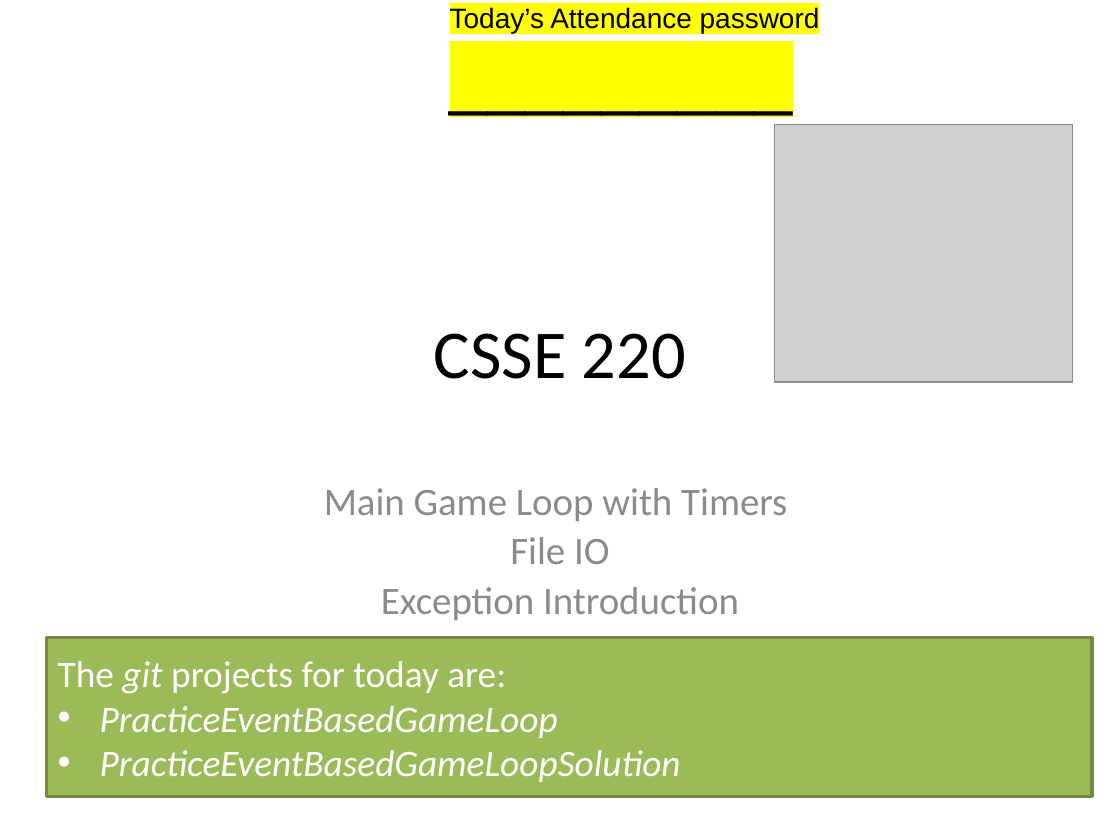
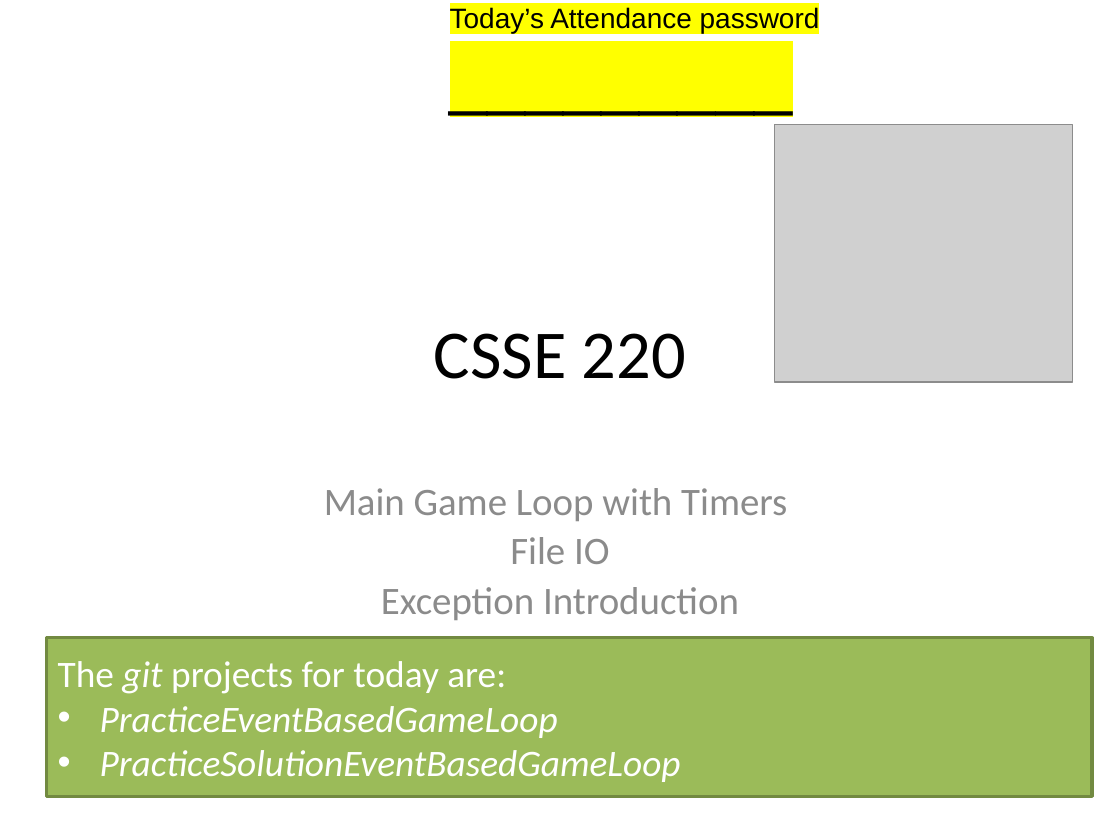
Before and after one commit to RHIT-CSSE/csse220, a slide deck: slide 1 of ClassMaterials/EventBasedGameLoop/Slides/Part1-EventBasedGameLoop.pptx. Drawn at 1120x840 pixels with LibreOffice and Linux fonts; fonts in the diff are those of the drawing; grey boxes stand for pictures. Boxes give left, top, right and bottom in pixels: in the first picture for what was removed or moved away, otherwise in the second. Text is boxed around its words. In the diff, an @@ line names an element or a change of style, - is before the commit and + after.

```diff
--- a/ClassMaterials/EventBasedGameLoop/Slides/Part1-EventBasedGameLoop.pptx
+++ b/ClassMaterials/EventBasedGameLoop/Slides/Part1-EventBasedGameLoop.pptx
@@ text in rectangle at [100,750,681,782]: text changed @@
-• PracticeEventBasedGameLoopSolution
+• PracticeSolutionEventBasedGameLoop
```
Also in this commit, not shown: 1 other slide changed.
